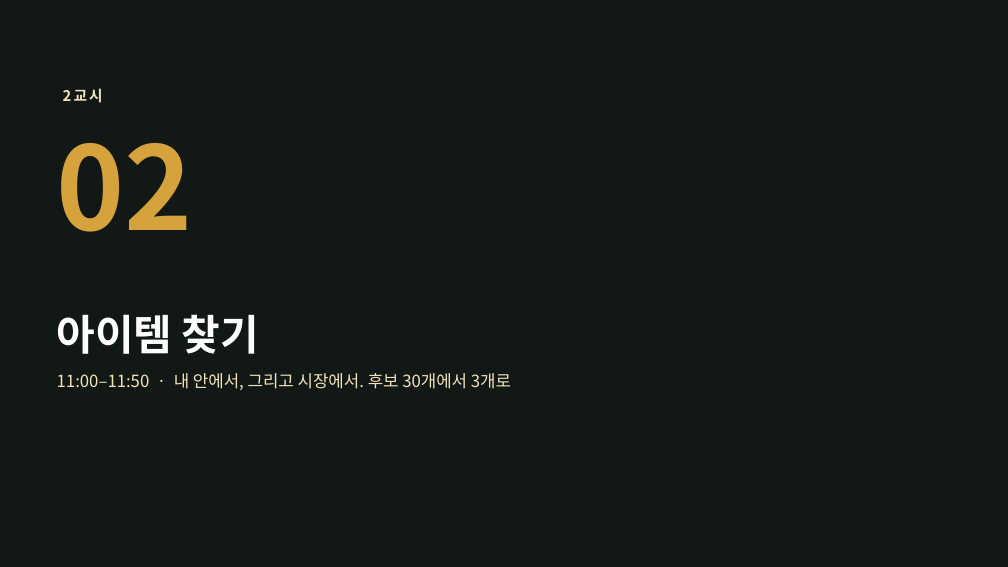
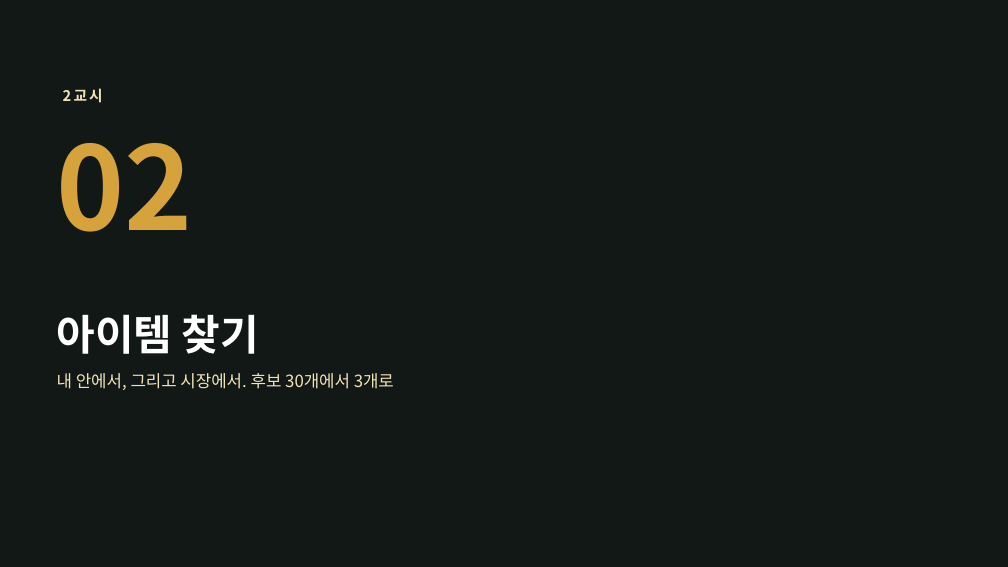
Before and after one commit to yujida/MARUBIT, a slide deck: slide 15 of lectures/02/2회차_기획하는머리_슬라이드.pptx. Drawn at 1008x567 pixels with LibreOffice and Linux fonts; fonts in the diff are those of the drawing; background and template pictures are left out. Boxes give left, top, right and bottom in pixels: in the first picture for what was removed or moved away, otherwise in the second. Text is boxed around its words. In the diff, an @@ line names an element or a change of style, - is before the commit and + after.

```diff
--- a/lectures/02/2회차_기획하는머리_슬라이드.pptx
+++ b/lectures/02/2회차_기획하는머리_슬라이드.pptx
@@ text at (x1=57, y1=373, x2=394, y2=390): text changed @@
-11:00–11:50 · 내 안에서, 그리고 시장에서. 후보 30개에서 3개로
+내 안에서, 그리고 시장에서. 후보 30개에서 3개로
```
Also in this commit, not shown: 21 other slides changed, 2 slides added, 16 other files.
